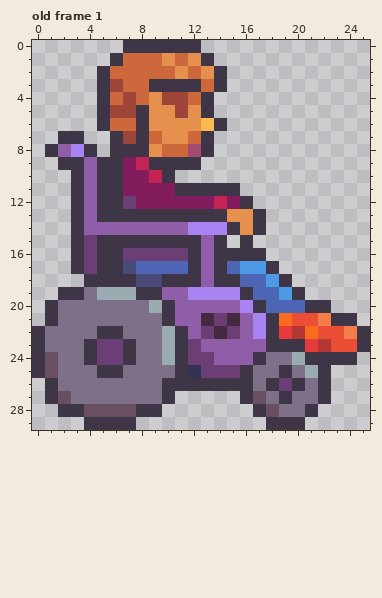
Edited in one commit: pixel-art file (art/TeknoKundaAssets/boy.aseprite). That is the earlier state.
26x30 pixels, 1 frame. Shown: old frame 1. The commit also changed other frames, which this record leaves out.
New version:
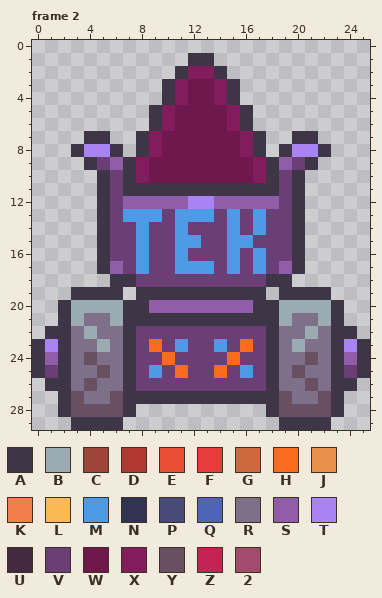
Palette (. is transparent): A #3e3546  B #9babb2  C #9e4539  D #b33831  E #ea4f36  F #e83b3b  G #cd683d  H #fb6b1d  J #e6904e  K #f57d4a  L #fbb954  M #4d9be6  N #323353  P #484a77  Q #4d65b4  R #7f708a  S #905ea9  T #a884f3  U #45293f  V #6b3e75  W #6e184e  X #831c5d  Y #694f62  Z #c32454  2 #a24b6f
A new or re-ordered frame is compared with the old frame closest to it.
The edit:
frames 1 -> 3
Changed rows in their new state; - is an unchanged pixel.
Frame 2 is new; against old frame 1:
first column x 0:
 0 -------......-------------
 1 ------......A-------------
 2 -----......AXX------------
 3 -----.....-XWWXA----------
 4 -----.....AXWWXA----------
 5 -----....AXWWWWXA---------
 6 -----....AXWWWWXA---------
 7 --..AA..-XWWWWWWXA--AA----
 8 -..ATT-.-XWWWWWWXA-ATTA---
 9 --..AVSAXWWWWWWWWXASVA----
10 ---..-VA-WWWWWWWWXAVA-----
11 ---..-VAAAA-----AAAVA-----
12 ---..-VSSSSSTTSSSSSVA-----
13 ---..-VMMMVMMMVMVMVVA-----
14 ---..AVVMVVMVVVMVMVVA-----
15 ---..-VVMVVMMVVMMVVVA-----
16 ---..-V-M--MVVVMVMVVA-----
17 ---..-SVMVVMMMVMV-VSA-----
18 ----..--VVVVVVVVVVA-------
19 --.-AAA.--AAAAAA-A.A-AA---
20 -.ABBBBAASS-----S-ABBBBA--
21 -.AB--BAAA-AAAAAAA-BRRB-.-
22 .AA-BRRAVVVVV-V-VV-RRBRAA.
23 -TA-RBR-VHVM-VMVHV-RBRRAT-
24 -SA-YRR-VVHV--VHVVA-RYR-SA
25 -VA--YRAVMVHV-H-MVARYRRAVA
26 --A-Y--AVVVVVVVVVV-RRYRAA-
27 -.AY--YAAA-AAAAA-AAY--YA--
28 ---Y---A..-------.AYYYYA--
29 ---A---.----------.--AA---
